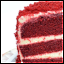
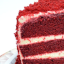
Layer changes from the first 64 × 64 image to the second:
removed layer "high" (was overlay) over left=1, top=1, right=63, bottom=63
removed layer "border" over left=0, top=0, right=64, bottom=64
